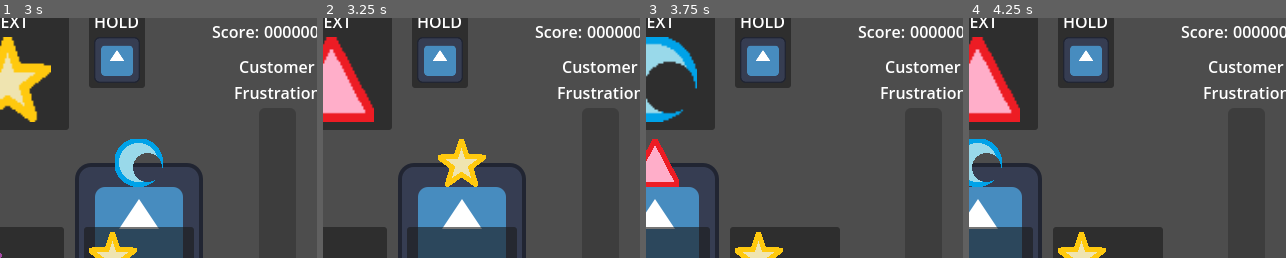
Above: before the commit, frames 1-4 (left to right).
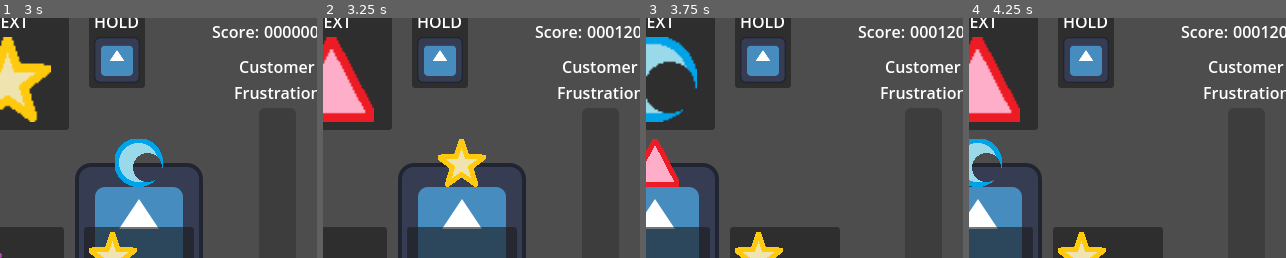
Above: after the commit, the same moments.

Repository: SamBumgardner/cure-all
Game: Godot game, scene res://src/gameplay/gameplay.tscn
Two runs of this game, one before a commit and one after it. Both use one fixed random seed, a clock stepped at 60 frames per second and the inputs below. The engine's default icon, where the game draws it, is replaced by a stand-in: a white triangle on a blue panel in a dark square.
Inputs:
- Up to frame 1 (3 s): tap Enter (ui_accept) at 0.5, 0.77, 1.25, 1.52, 2, 2.75 s; hold Right (ui_right) 0.53-1.28 s; hold Left (ui_left) 1.28-2.03 s; hold Right (ui_right) from 2.03 s (still down)
- Up to frame 2 (3.25 s): keep holding Right (ui_right); tap Enter (ui_accept) at 3.02 s
- Up to frame 3 (3.75 s): tap Enter (ui_accept) at 3.5 s; release Right (ui_right) at 3.53 s; hold Left (ui_left) from 3.53 s (still down)
- Up to frame 4 (4.25 s): keep holding Left (ui_left); tap Enter (ui_accept) at 3.77 s
The pictures show only the part of the screen within x 49-99%, y 2-52%; the shares and areas given below are measured in that part.

Frame 1 is identical in both runs. In frame 2, 0.2% of the frame differs, in the area x 92-98%, y 3-9%; in frame 3, 0.2%; in frame 4, 0.2%.

Commit message:
integrate score helper with basic hud

Diff:
--- a/game/src/gameplay/gameplay.gd
+++ b/game/src/gameplay/gameplay.gd
@@ -12,6 +12,8 @@
         held_ingredient_type = new_value
         held_ingredient.texture = load(Ingredient.INGREDIENT_ICON_FORMAT % Ingredient.INGREDIENT_NAMES[held_ingredient_type])
 
+var score_helper: ScoreHelper = ScoreHelper.new()
+
 var cauldron_anchors: Array[Node]
 var current_player_cauldron_i: int:
     set(new_value):
@@ -19,6 +21,9 @@
         player.global_position = cauldron_anchors[current_player_cauldron_i].global_position
 
 func _ready() -> void:
+    add_child(score_helper)
+    score_helper.score_increased.connect(hud.update_score)
+
     for i in cauldrons.size():
         cauldrons[i].potion_produced.connect(_on_cauldron_potion_produced.bind(i))
 
@@ -59,6 +64,8 @@
     cauldron_index: int
 ):
     print_debug("we made a potion with level %s and types %s!" % [potion.level, potion.types])
+    score_helper.potion_completed(potion)
+
     var queued_potion = queue_helper.get_front_potion()
     if queued_potion.types[0] in potion.types:
         _matched_queue_potion()
@@ -83,4 +90,4 @@
 func _matched_queue_potion():
     queue_helper.cycle_potion_queue()
     hud.update_potion_queue(queue_helper.queued_potions)
-    # score points
+    score_helper.order_fulfilled()
--- a/game/src/gameplay/helper/score_helper.gd
+++ b/game/src/gameplay/helper/score_helper.gd
@@ -43,9 +43,10 @@
     rank_increase(POTION_RANK_POINTS)
 
     # Score points for potion quality
-    var potion_score_value: float = potion.level * POTION_LEVEL_SCORE + POTION_RANK_TIER_SCORE * rank_tier
+    var potion_score_value: float = (potion.level + 1) * POTION_LEVEL_SCORE + POTION_RANK_TIER_SCORE * rank_tier
     score_increase(potion_score_value * multiplier)
 
+func order_fulfilled():
     # Score bonus points for fulfilling order,
     #  increased according to difficulty level
     var order_score_value: float = ORDER_SCORE_TIERS[rank_tier]
--- a/game/src/gameplay/ui/hud.gd
+++ b/game/src/gameplay/ui/hud.gd
@@ -2,9 +2,13 @@
 
 @onready var ingredient_queue: IngredientQueue = $IngredientQueue
 @onready var potion_queue: PotionQueue = $PotionQueue
+@onready var score_container: ScoreContainer = $ScoreContainer
 
 func update_ingredient_queue(ingredient_types: Array[Ingredient.TYPES]):
     ingredient_queue.set_queue_icon_textures(ingredient_types)
 
 func update_potion_queue(potions: Array[Potion]):
     potion_queue.set_queue_icon_textures(potions)
+
+func update_score(new_score: int):
+    score_container.update_score(new_score)
--- a/game/src/gameplay/ui/hud.tscn
+++ b/game/src/gameplay/ui/hud.tscn
@@ -6,6 +6,7 @@
 [ext_resource type="Texture2D" uid="uid://c6vvyjohdo563" path="res://assets/art/diamond_icon.png" id="2_2asxs"]
 [ext_resource type="Script" path="res://src/gameplay/ui/potion_queue.gd" id="4_mmc77"]
 [ext_resource type="Texture2D" uid="uid://cbhcu253y6kif" path="res://assets/art/moon_potion.png" id="5_gpgc3"]
+[ext_resource type="Script" path="res://src/gameplay/ui/score_container.gd" id="6_8kype"]
 
 [node name="Hud" type="Control"]
 layout_mode = 3
@@ -178,6 +179,7 @@
 offset_top = 10.0
 offset_right = -10.0
 grow_horizontal = 0
+script = ExtResource("6_8kype")
 
 [node name="ScoreLabel" type="Label" parent="ScoreContainer"]
 layout_mode = 2
--- /dev/null
+++ b/game/src/gameplay/ui/score_container.gd
@@ -0,0 +1,11 @@
+class_name ScoreContainer extends Control
+
+const SCORE_FORMAT = "%06d"
+
+@onready var score_value = $ScoreValue
+
+var display_score_value: int
+
+func update_score(new_value: int):
+    display_score_value = new_value
+    score_value.text = SCORE_FORMAT % display_score_value
Not shown: 1 places in game/src/gameplay/ui/hud.tscn that only renumber resources
